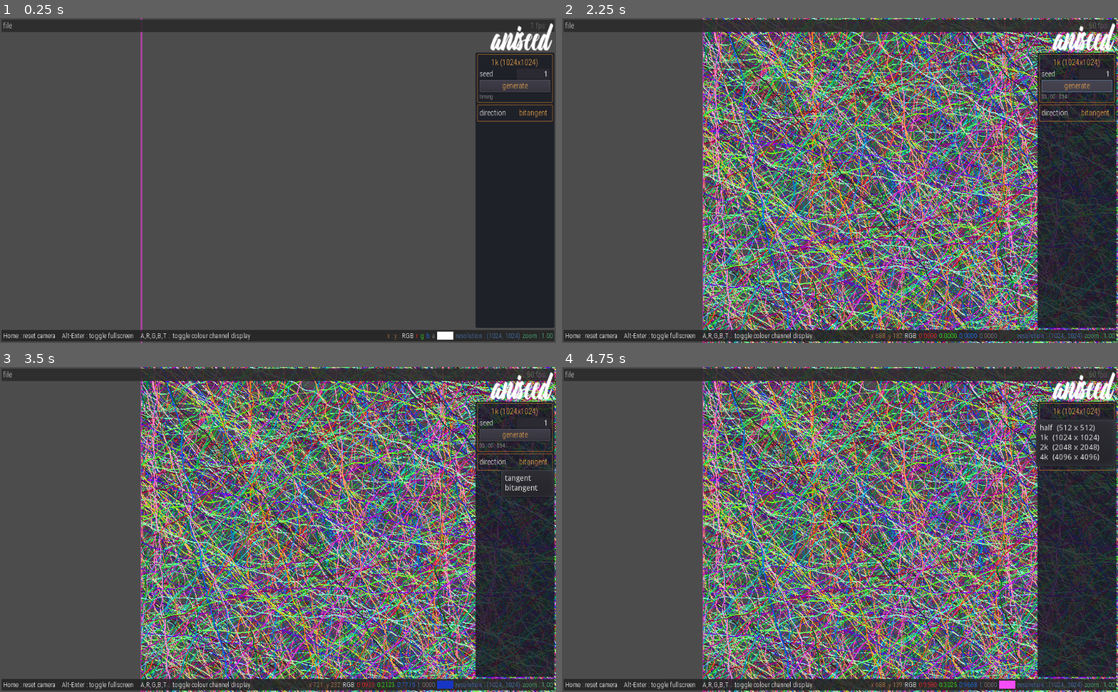
Above: before the commit, frames 1-4 (two rows, left to right).
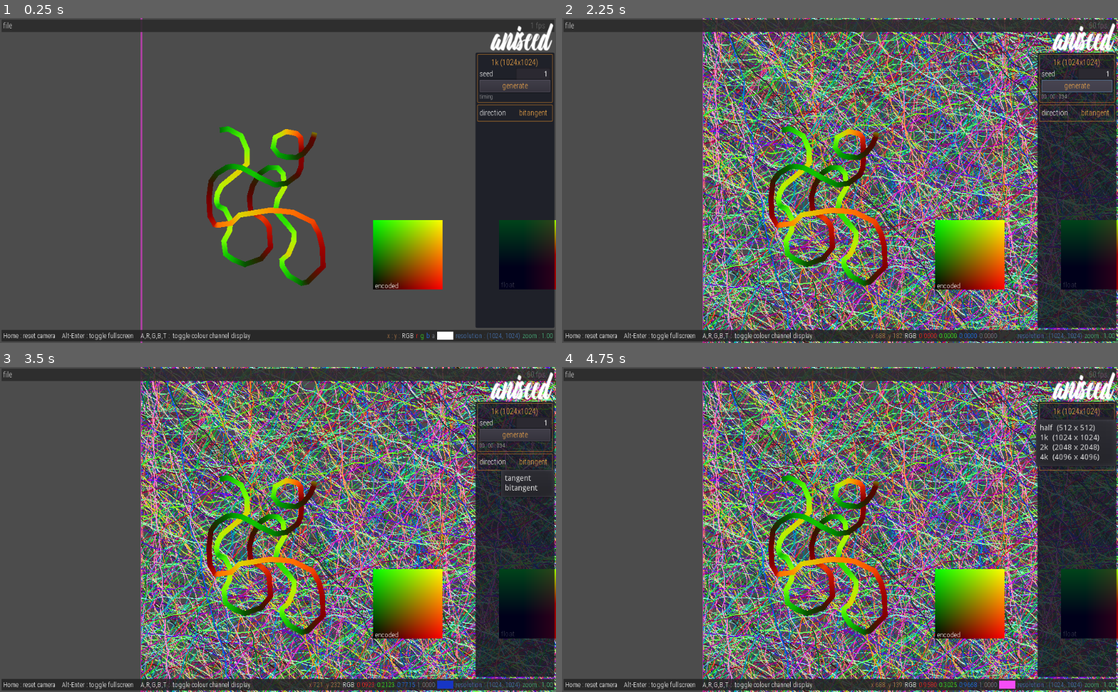
Above: after the commit, the same moments.

Repository: ioxu/microscratches-generator
Game: Godot game, scene res://scenes/main.tscn
Two runs of this game, one before a commit and one after it. Both use one fixed random seed, a clock stepped at 60 frames per second and the inputs below. A sky picture missing from this copy of the repository is replaced by a grey-blue gradient.
Inputs:
- Up to frame 1 (0.25 s): no input
- Up to frame 2 (2.25 s): click "file" at 0.5 s; click "1k (1024x1024)" at 1.25 s; click "generate" at 2 s
- Up to frame 3 (3.5 s): click "bitangent" at 2.75 s
- Up to frame 4 (4.75 s): click "file" at 3.5 s; click "1k (1024x1024)" at 4.25 s

The runs differ from the first frame. In frame 1, 7.1% of the frame differs, in the area x 37-100%, y 33-84%; in frame 2, 7.3%; in frame 3, 7.3%; in frame 4, 7.3%.
Error in both runs: Assertion failed: This project must only be developed in engine versions 3.2.3 and earlier (res://scenes/main.gd:26)

Commit message:
display layer draw()s on events instead of tick

Diff:
--- a/scenes/display.gd
+++ b/scenes/display.gd
@@ -24,8 +24,9 @@
 var coord_in_viewport : Vector2
 var colour_under_cursor : Color
 
-signal zoom_changed(new_zoom)
-signal mouse_coords_in_viewport_changed(new_coords)
+signal zoom_changed( new_zoom )
+signal cam_transform_changed
+signal mouse_coords_in_viewport_changed( new_coords )
 signal colour_under_mouse_changed( new_colour )
 
 # display_mode, display individual colour channels
@@ -141,7 +142,7 @@
 		if event is InputEventMouseMotion:
 			if panning:
 				cam_transform.origin += event.relative
-				#print("panning %s"%event.relative)
+				emit_signal("cam_transform_changed")
 
 
 func zoom_at_point(zoom_change, point):
@@ -158,6 +159,7 @@
 	cam_transform = reoffset_t * scaled_t * offset_t * cam_transform
 
 	emit_signal("zoom_changed", self.zoom)
+	emit_signal("cam_transform_changed")
 
 	self.zoom = clamp(self.zoom, zoom_min, zoom_max)
 
@@ -175,8 +177,7 @@
 	draw_line( bl, br, cc, 3)
 
 
-# warning-ignore:unused_argument
-func _process(delta: float) -> void:
+func _on_display_cam_transform_changed() -> void:
 	$display.transform = cam_transform
 	update()
 
@@ -187,6 +188,7 @@
 	cam_transform.origin = get_viewport().size * 0.5
 	self.zoom = 1.0
 	emit_signal("zoom_changed", self.zoom)
+	emit_signal("cam_transform_changed")
 
 
 func window_to_viewport( coords : Vector2 ) -> Vector2:
--- a/scenes/main.tscn
+++ b/scenes/main.tscn
@@ -593,6 +593,7 @@
 scale = Vector2( 0.5, 0.5 )
 texture = ExtResource( 7 )
 [connection signal="size_changed" from="scene/Viewport" to="ui" method="_on_Viewport_size_changed"]
+[connection signal="cam_transform_changed" from="display" to="display" method="_on_display_cam_transform_changed"]
 [connection signal="colour_channel_display_mode_changed" from="display" to="ui" method="_on_display_colour_channel_display_mode_changed"]
 [connection signal="colour_under_mouse_changed" from="display" to="custom_draw" method="_on_display_colour_under_mouse_changed"]
 [connection signal="colour_under_mouse_changed" from="display" to="ui" method="_on_display_colour_under_mouse_changed"]
--- a/scenes/render_scene.tscn
+++ b/scenes/render_scene.tscn
@@ -149,7 +149,6 @@
 }
 
 [node name="uv_rect_encoded" type="ColorRect" parent="."]
-visible = false
 material = SubResource( 2 )
 margin_left = 427.382
 margin_top = 430.221
@@ -171,7 +170,6 @@
 }
 
 [node name="uv_rect_float" type="ColorRect" parent="."]
-visible = false
 material = SubResource( 5 )
 margin_left = 658.547
 margin_top = 430.221
@@ -202,6 +200,5 @@
 end_cap_mode = 2
 
 [node name="test_line" type="Node2D" parent="."]
-visible = false
 script = ExtResource( 2 )
 line = NodePath("../source_line")
--- a/scripts/util.gd
+++ b/scripts/util.gd
@@ -53,10 +53,12 @@
 #	- use:
 #		- Texture Interpolation: closest
 #		- Principled Shader, Tangent node set to UVs plugged into Tangent port.
-# Eevee
+# Eevee (?)
 # Arnold
 # Unreal material
 # OSL
+# Appleseed
+# LuxRender
 
 func export_texture( tex : Texture, path : String ) -> void:
 	var base = path.get_basename()
